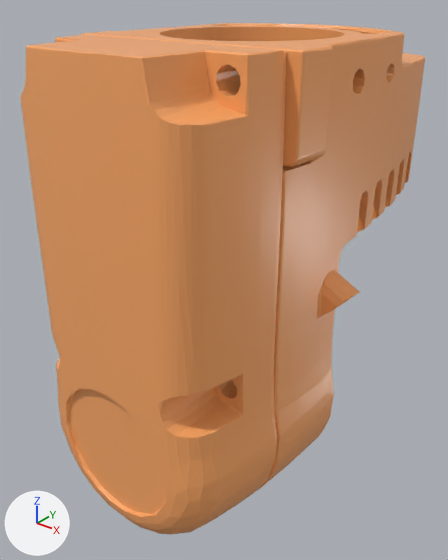
Before and after pictures for a commit that changed the COLLADA model meshes/youbot_arm/arm4.dae.
Camera for both pictures: a 50 mm lens placed at (0.0865, -0.1074, 0.0655), pointed at (-0.0041, 0.0059, -0.0048). Lighting does not change. The marker at lower left points along +X, +Y and +Z.

The scene before the commit, as lines of its bpy script (objects in view):
```python
me_arm4_geometry = bpy.data.meshes.new('arm4-Geometry')
me_arm4_geometry.from_pydata(...)  # 3328 vertices, 6733 faces; spans x -0.0333..0.0336, y -0.0394..0.0594, z -0.062..0.0548
# faces by material slot: [6024, 709]
me_arm4_geometry.materials.append(mat_orange)  # orange #ffab68
me_arm4_geometry.materials.append(mat_black)  # black #0d0d0d
ob_arm4 = bpy.data.objects.new('arm4', me_arm4_geometry)
ob_arm4.location = (0.0, 0.0, 0.0)
```
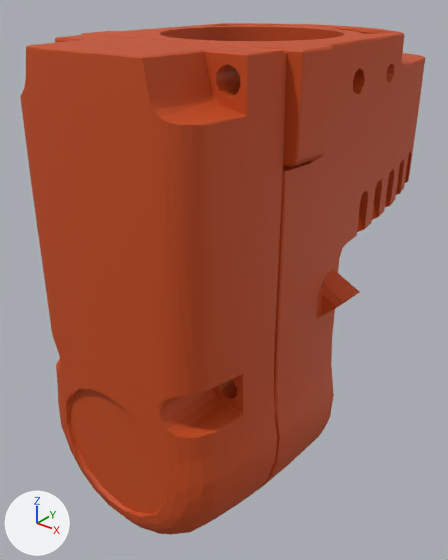
The newer file is also turned or shifted as a whole; pictures and numbers use the older file's frame.

Edits to the scene script, one JSON object a line:
```json
{"op": "add", "block": "mat_orange_001_material", "code": ["mat_orange_001_material = principled_material('orange_001-material')", "mat_orange_001_material.base_color = (0.568, 0.0685, 0.00622)  # orange #c74a12", "mat_orange_001_material.roughness = 0.64"]}
{"op": "add", "block": "mat_black_001_material", "code": ["mat_black_001_material = principled_material('black_001-material')", "mat_black_001_material.base_color = (0.0, 0.0, 0.0)  # black #000000", "mat_black_001_material.roughness = 0.64"]}
{"block": "me_arm4_geometry", "where": "me_arm4_geometry.from_pydata(...)  # 3328 vertices, 6733 faces; spans x -0.0333..0.0336, y -0.0394..0.0594, z -0.062..0.0548"}
{"block": "me_arm4_geometry", "where": "# used by ob_arm4; location = (0.0, 0.0, 0.0)"}
{"op": "remove", "block": "me_arm4_geometry", "code": "me_arm4_geometry.materials.append(mat_black)  # black #0d0d0d"}
{"block": "me_arm4_geometry", "change": "me_arm4_geometry part 1: all 6024 faces that had it switch from mat_orange (orange #ffab68) to mat_orange_001_material (orange #c74a12)"}
{"op": "add", "block": "me_arm4_geometry", "code": "me_arm4_geometry.materials.append(mat_black_001_material)  # black #000000"}
```

Where the change shows, as pixel boxes [x1, y1, x2, y2] in the pictures (448 x 560 px):
```json
{"part": 1, "of": "me_arm4_geometry", "change": "recoloured", "before": [20, 23, 425, 535], "after": [20, 23, 425, 535]}
```
